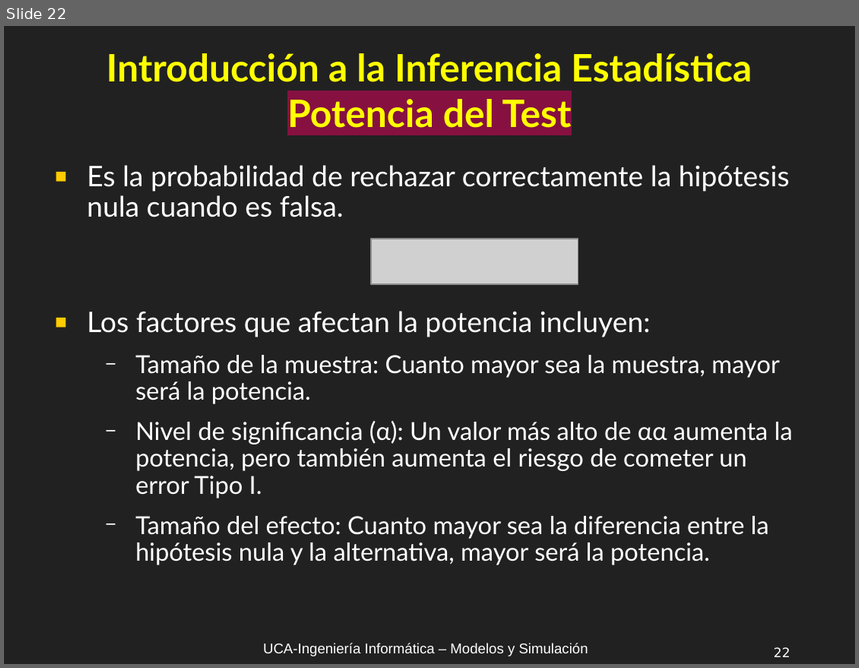
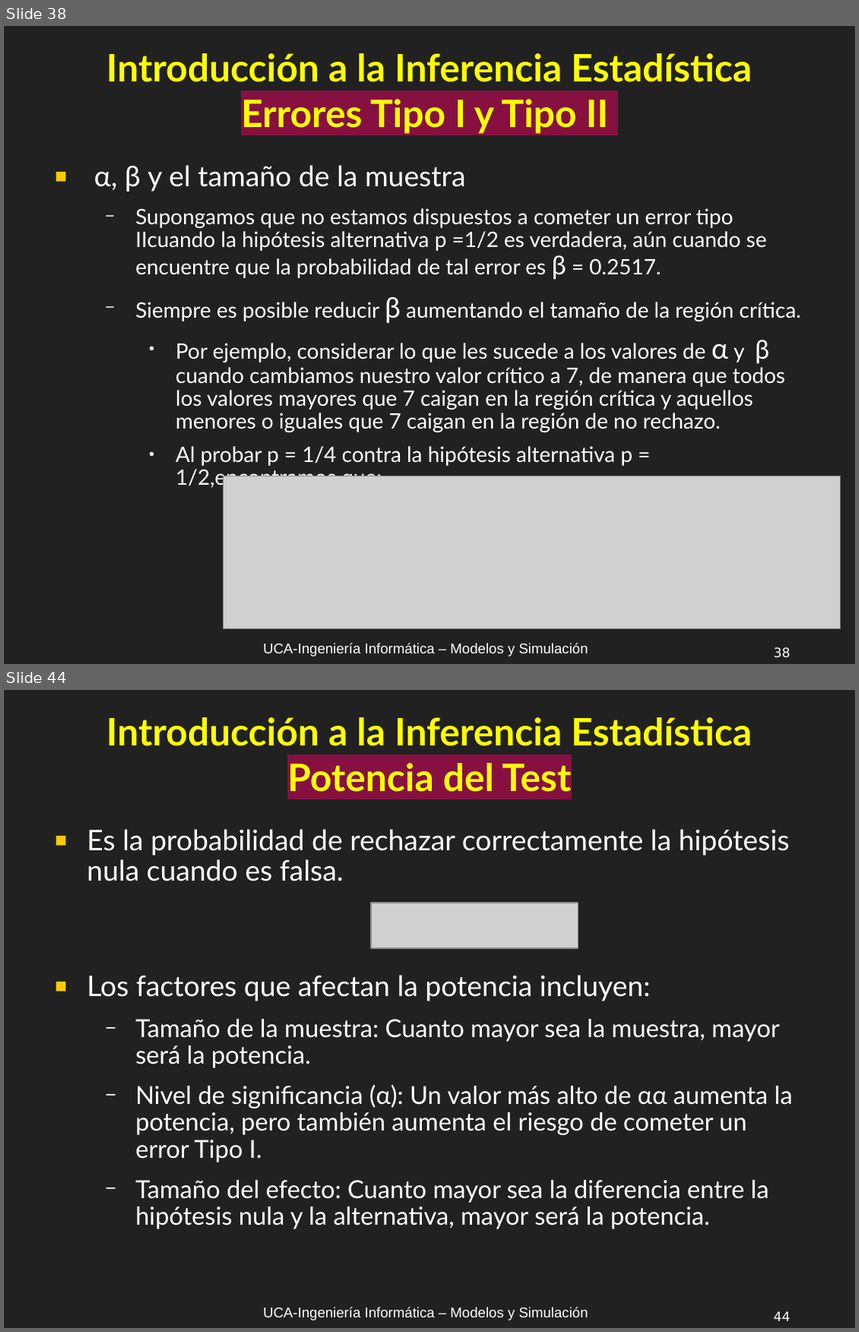
Before and after one commit to UCA-Facultad-de-Ingenieria-Clases-2025/MyS, a slide deck: Clases/MyS_C1A_Introducción_Inferencia_Estadística_R1.odp. Shown one above the other, each under a label of ours: slide 22 before the commit, slides 38 and 44 after it; the slides between them are not shown. The pictures are 859x668 and 859x1332 pixels, drawn with LibreOffice and Linux fonts; fonts in the diff are those of the drawing; grey boxes stand for pictures. Boxes give left, top, right and bottom in pixels: in the first picture for what was removed or moved away, otherwise in the second. Text is boxed around its words. In the diff, an @@ line names an element or a change of style, - is before the commit and + after.

```diff
--- a/Clases/MyS_C1A_Introducción_Inferencia_Estadística_R1.odp
+++ b/Clases/MyS_C1A_Introducción_Inferencia_Estadística_R1.odp
@@ slide 38 added at (4,26,855,664), background #212121; not listed: 2 template elements that a slide beside it also shows @@
@@ title added at (107,53,752,134), 32 pt, text #FFFF00, bold @@
+Introducción a la Inferencia Estadística
+Errores Tipo I y Tipo II
@@ text added at (94,165,801,490), 18 pt, text #FFFFFF @@
+■ α, β y el tamaño de la muestra
+  − Supongamos que no estamos dispuestos a cometer un error tipo IIcuando la hipótesis alternativa p =1/2 es verdadera, aún cuando se encuentre que la probabilidad de tal error es β = 0.2517.
+  − Siempre es posible reducir β aumentando el tamaño de la región crítica.
+    ● Por ejemplo, considerar lo que les sucede a los valores de α y β cuando cambiamos nuestro valor crítico a 7, de manera que todos los valores mayores que 7 caigan en la región crítica y aquellos menores o iguales que 7 caigan en la región de no rechazo.
+    ● Al probar p = 1/4 contra la hipótesis alternativa p = 1/2,encontramos que:
@@ picture added at (224,476,841,629) @@
@@ what was slide 22 is now slide 44 @@
@@ page number at (774,1312,791,1322): text changed @@
-22
+44
```
Also in this commit, not shown: 6 slides changed, 21 other slides added, 1 other file.
